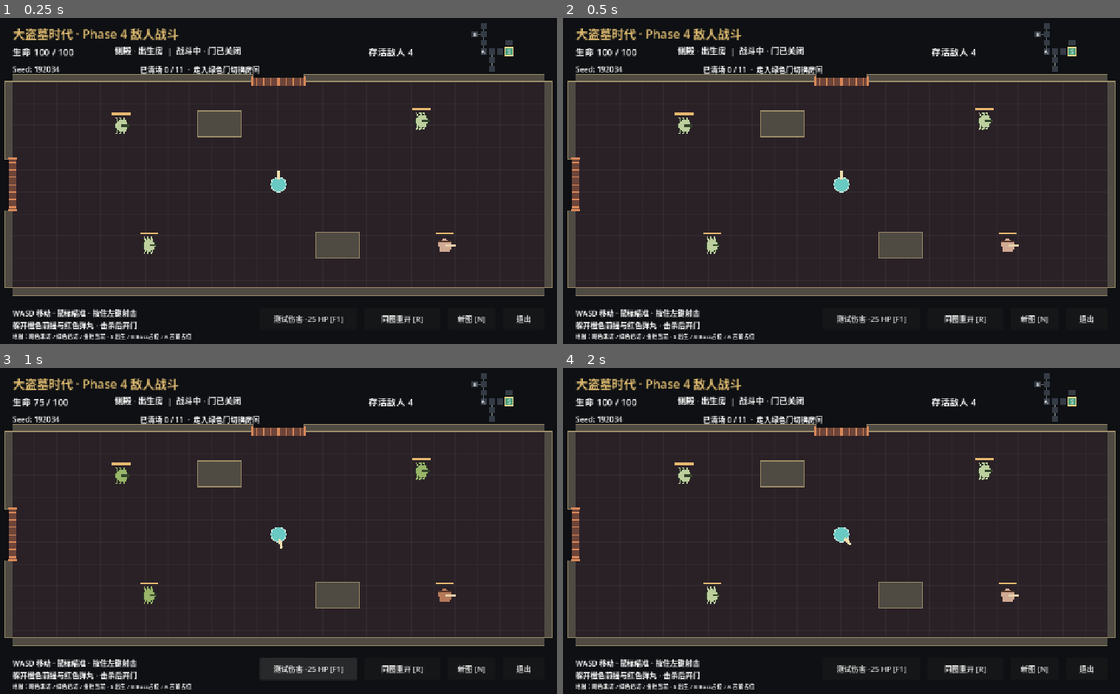
Above: before the commit, frames 1-4 (two rows, left to right).
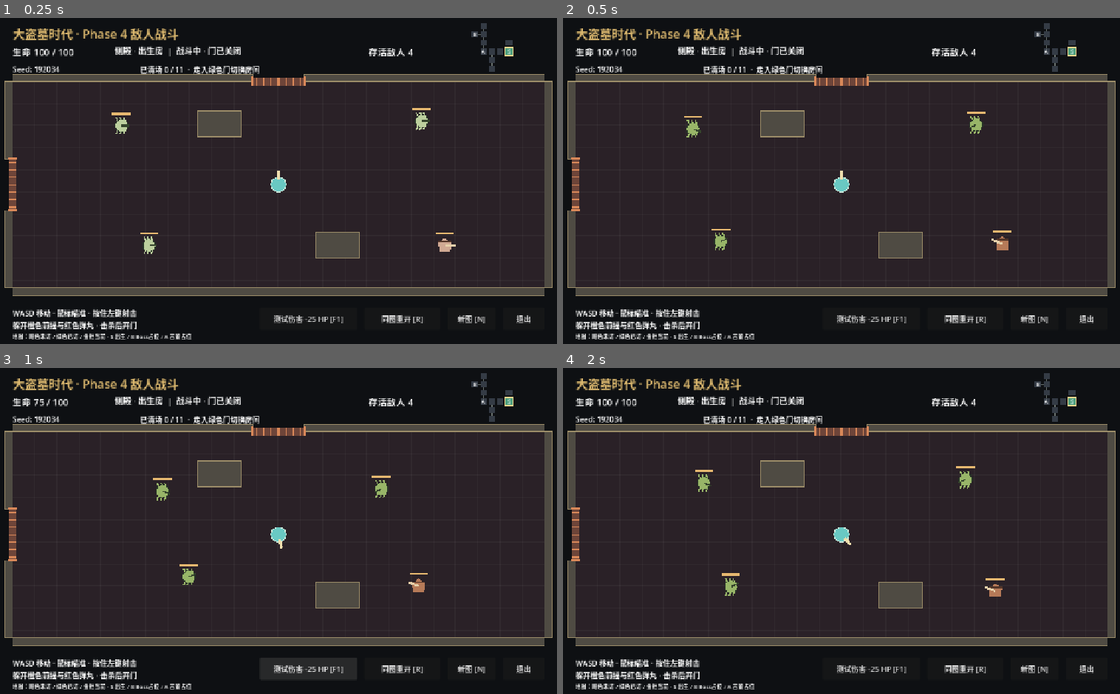
Above: after the commit, the same moments.

Repository: Sggg5/dadaomu
Game: Godot game, scene res://scenes/main/dungeon_test.tscn
Same seed, same stepped clock (60 frames per second), same inputs: the game is played once before the commit and once after it.
Inputs:
- Up to frame 1 (0.25 s): no input
- Up to frame 2 (0.5 s): no input
- Up to frame 3 (1 s): click "测试伤害 -25 HP [F1]" at 0.5 s
- Up to frame 4 (2 s): click "同图重开 [R]" at 1.25 s

Frame 1 is identical in both runs. In frame 2, 0.7% of the frame differs, in the area x 20-82%, y 27-73%; in frame 3, 0.8%; in frame 4, 0.8%.

Commit message:
fix: shorten room entry grace to improve combat pacing

Diff:
--- a/data/rooms/test_center.tres
+++ b/data/rooms/test_center.tres
@@ -26,6 +26,7 @@
 position = Vector2(860, 496)
 
 [resource]
+entry_grace_time = 0.35
 script = ExtResource("1")
 room_id = &"center"
 title = "前室"
--- a/data/rooms/test_east.tres
+++ b/data/rooms/test_east.tres
@@ -32,6 +32,7 @@
 position = Vector2(1000, 500)
 
 [resource]
+entry_grace_time = 0.35
 script = ExtResource("1")
 room_id = &"east"
 title = "侧殿"
--- a/data/rooms/test_north.tres
+++ b/data/rooms/test_north.tres
@@ -38,6 +38,7 @@
 position = Vector2(950, 368)
 
 [resource]
+entry_grace_time = 0.35
 script = ExtResource("1")
 room_id = &"north"
 title = "石柱厅"
--- a/data/rooms/test_south.tres
+++ b/data/rooms/test_south.tres
@@ -32,6 +32,7 @@
 position = Vector2(860, 496)
 
 [resource]
+entry_grace_time = 0.35
 script = ExtResource("1")
 room_id = &"south"
 title = "沉沙室"
--- a/data/rooms/test_west.tres
+++ b/data/rooms/test_west.tres
@@ -20,6 +20,7 @@
 position = Vector2(870, 490)
 
 [resource]
+entry_grace_time = 0.35
 script = ExtResource("1")
 room_id = &"west"
 title = "横廊"
--- a/scripts/rooms/room_definition.gd
+++ b/scripts/rooms/room_definition.gd
@@ -13,5 +13,5 @@
 @export var floor_color: Color = Color("20292c")
 @export var spawns: Array[EnemySpawnDefinition] = []
 ## 入房观察期仍立即生成敌人，但暂缓移动和攻击，避免持键过门遭先手。
-@export_range(0.0, 3.0) var entry_grace_time: float = 1.0
+@export_range(0.0, 3.0) var entry_grace_time: float = 0.35
 @export var obstacles: Array[Rect2] = []
--- a/tests/phase_4_room_checks.gd
+++ b/tests/phase_4_room_checks.gd
@@ -67,7 +67,15 @@
 	world.player.velocity = Vector2.ZERO
 	await frames(2)
 	Input.action_press(MOVES[side])
-	await frames(28)
+	var source_id := world.current_id
+	var checked_entry: bool = false
+	for frame in range(28):
+		await frames(1)
+		if world.current_id != source_id and not checked_entry:
+			checked_entry = true
+			var enemies := world.current_room.enemy_spawner.get_children()
+			if not enemies.is_empty():
+				check.call(enemies.all(func(enemy: Enemy) -> bool: return enemy.activation_remaining > 0.0 and enemy.velocity.is_zero_approx()), "Holding movement through a door retains destination entry protection")
 	Input.action_release(MOVES[side])
 	await frames(12)
 
@@ -94,6 +102,7 @@
 			for side in range(4):
 				safe = safe and entry.position.distance_to(session.world.current_room.get_entry_position(side)) >= 180.0
 		check.call(composition == expected[template.room_id], "Unified composition for " + str(template.room_id))
+		check.call(is_equal_approx(template.entry_grace_time, 0.35), "Template uses 0.35 second grace: " + str(template.room_id))
 		check.call(safe, "Every spawn stays 180 pixels away from all entrances: " + str(template.room_id))
 	var world := session.world
 	var room := world.current_room
@@ -113,13 +122,18 @@
 	var spawn_positions: Array[Vector2] = []
 	for enemy in original_enemies:
 		spawn_positions.append(enemy.position)
-	await frames(30)
+	# 从实际剩余时间和物理频率推导等待帧数，不假设观察期为一秒。
+	var remaining: float = original_enemies[0].activation_remaining
+	await frames(maxi(1, floori(remaining * Engine.physics_ticks_per_second * 0.5)))
 	var dormant: bool = world.player.health.current_hp == 100.0
 	for index in range(original_enemies.size()):
 		var enemy: Enemy = original_enemies[index]
 		dormant = dormant and enemy.activation_remaining > 0.0 and enemy.velocity.is_zero_approx() and enemy.position == spawn_positions[index]
 	check.call(dormant, "Entry observation period prevents movement and damage")
-	await frames(32)
+	check.call(gunner.shots_fired == 0 and room.projectiles.get_child_count() == 0 and original_enemies.all(func(enemy: Enemy) -> bool: return not enemy.telegraphing), "Observation period blocks attacks and windups")
+	remaining = original_enemies[0].activation_remaining
+	await frames(ceili(remaining * Engine.physics_ticks_per_second) + 4)
+	check.call(original_enemies.all(func(enemy: Enemy) -> bool: return enemy.activation_remaining <= 0.0 and enemy.can_act()) and scarabs[0].position != spawn_positions[0], "AI resumes movement after configured grace expires")
 	scarabs[0].position = world.player.position + Vector2(34, 0)
 	await frames(18)
 	check.call(world.player.health.current_hp < 100.0 and world.player.health.current_hp > 0.0, "Live random-room scarab attacks Player")
@@ -154,7 +168,6 @@
 	check.call(world.current_id == destination and not is_instance_valid(room) and not is_instance_valid(old_bullet), "Physical door removes old Room and enemy projectile")
 	check.call(original_enemies.all(func(enemy) -> bool: return not is_instance_valid(enemy)), "Old enemies cannot follow across rooms")
 	check.call(world.player.get_instance_id() == player_id and count_players(tree.root) == 1, "Player instance remains unique across traversal")
-	check.call(world.current_room.enemy_spawner.get_children().all(func(enemy: Enemy) -> bool: return enemy.activation_remaining > 0.0 and enemy.velocity.is_zero_approx()), "Holding movement through a door retains destination entry protection")
 	# 回房覆盖用 Health 加速邻居清场；此前混合房已通过活跃 AI 和真实弹丸。
 	for enemy in world.current_room.enemy_spawner.get_children():
 		enemy.take_damage(1000.0)
Not shown, changed: AGENTS.md
Not shown, changed: ARCHITECTURE.md
Not shown, changed: PROJECT_PLAN.md
Not shown, changed: README.md
Not shown, changed: docs/PHASE_4_VERIFICATION.md
